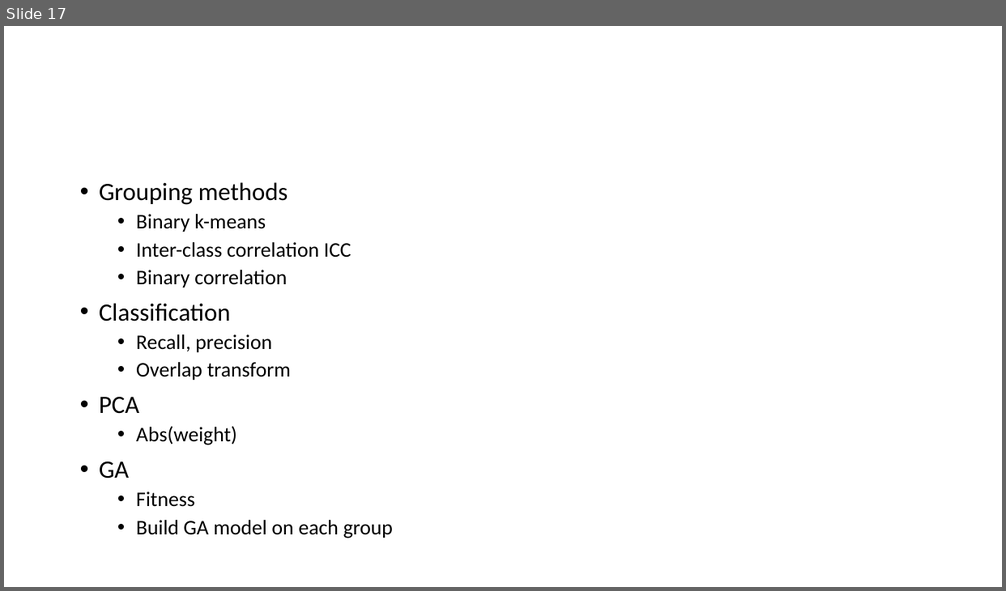
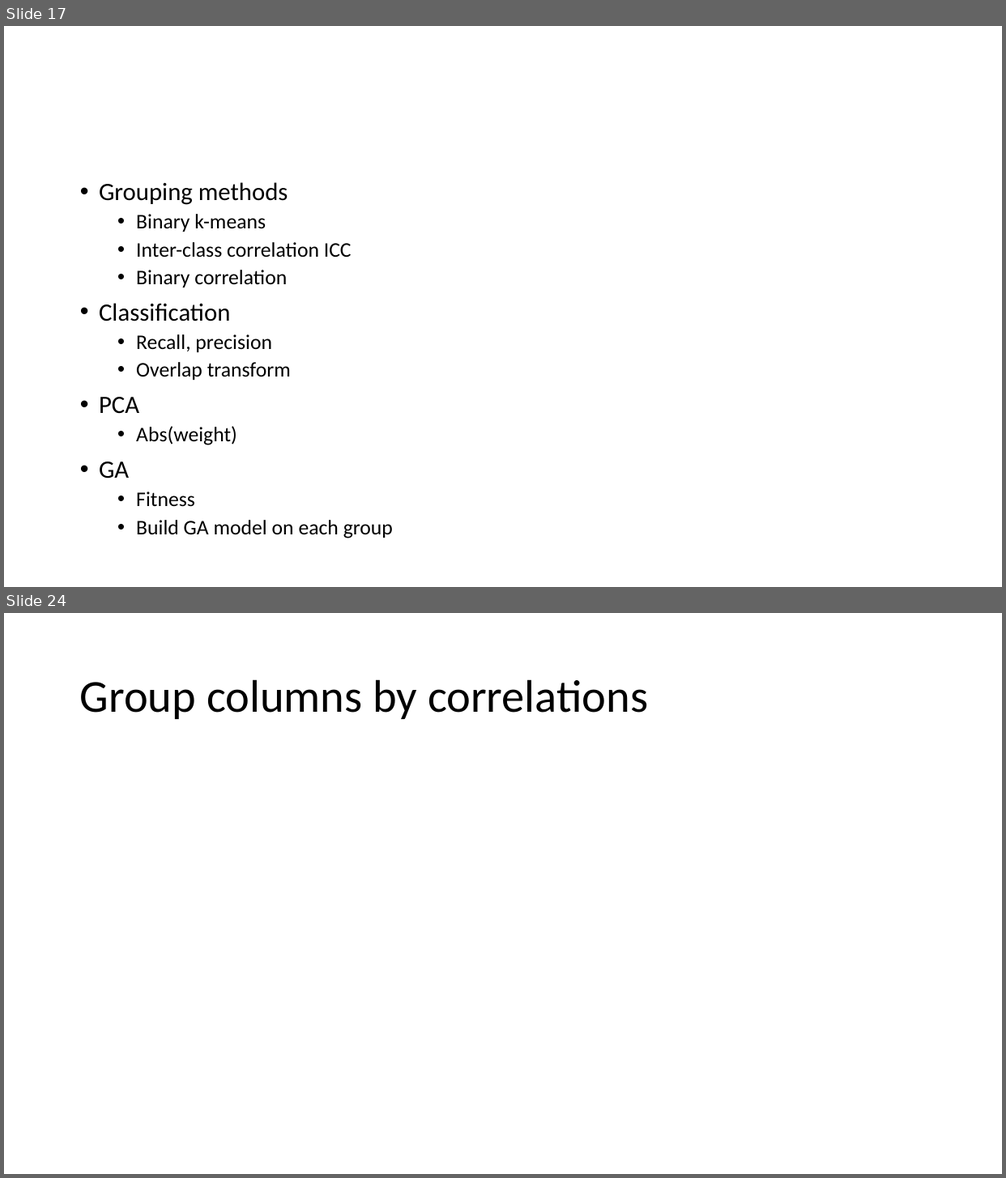
Before and after one commit to R64825/NTUIIE-Research, a slide deck: 2022-09 meeting.pptx. Shown one above the other, each under a label of ours: slide 17 before the commit, slides 17 and 24 after it; the slides between them are not shown. The pictures are 1006x591 and 1006x1178 pixels, drawn with LibreOffice and Linux fonts; fonts in the diff are those of the drawing. Boxes give left, top, right and bottom in pixels: in the first picture for what was removed or moved away, otherwise in the second. Text is boxed around its words. In the diff, an @@ line names an element or a change of style, - is before the commit and + after.

```diff
--- a/2022-09 meeting.pptx
+++ b/2022-09 meeting.pptx
@@ slide 24 added at (4, 613, 1002, 1174), background #FFFFFF @@
@@ title added at (80, 679, 648, 719), 44 pt, text #000000 @@
+Group columns by correlations
```
Also in this commit, not shown: 5 other slides added.
